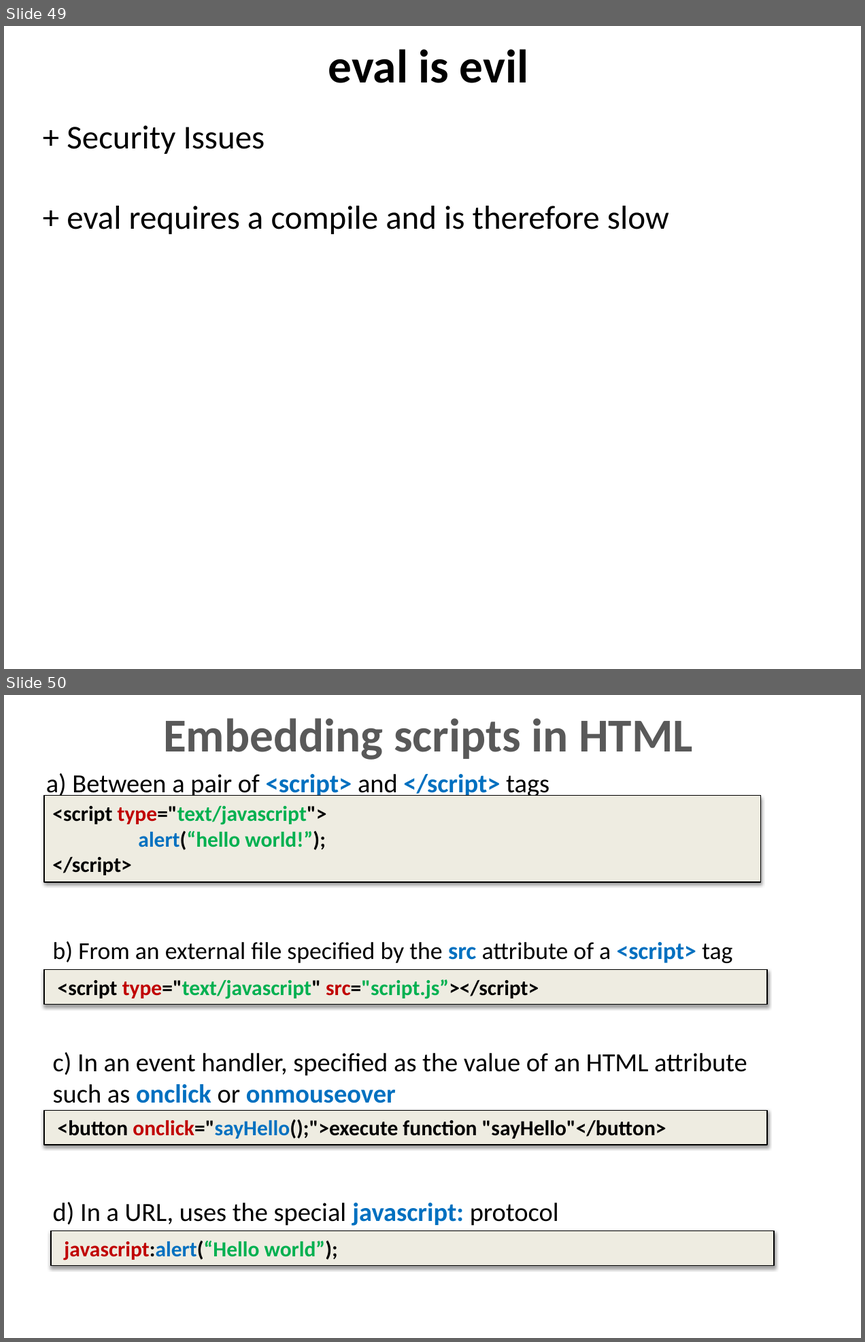
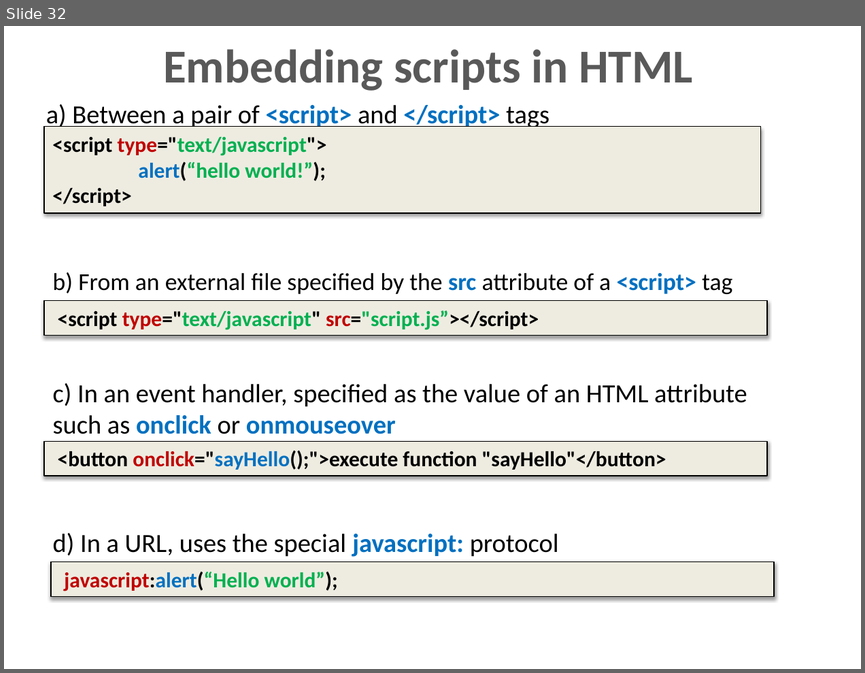
Before and after one commit to dzmitry-varabei/front-end-course, a slide deck: js-data-types/Data_types.pptx. Shown one above the other, each under a label of ours: slides 49 and 50 before the commit, slide 32 after it. The pictures are 865x1342 and 865x673 pixels, drawn with LibreOffice and Linux fonts; fonts in the diff are those of the drawing. Boxes give left, top, right and bottom in pixels: in the first picture for what was removed or moved away, otherwise in the second. Text is boxed around its words. In the diff, an @@ line names an element or a change of style, - is before the commit and + after.

```diff
--- a/js-data-types/Data_types.pptx
+++ b/js-data-types/Data_types.pptx
@@ slide 49 removed at (4,26,861,669), background #FFFFFF @@
@@ title removed at (328,49,528,83) @@
-eval is evil
@@ text removed at (67,125,669,234) @@
-+ Security Issues
-+ eval requires a compile and is therefore slow
@@ what was slide 50 is now slide 32 @@
```
Also in this commit, not shown: 17 other slides removed, 2 other files.
